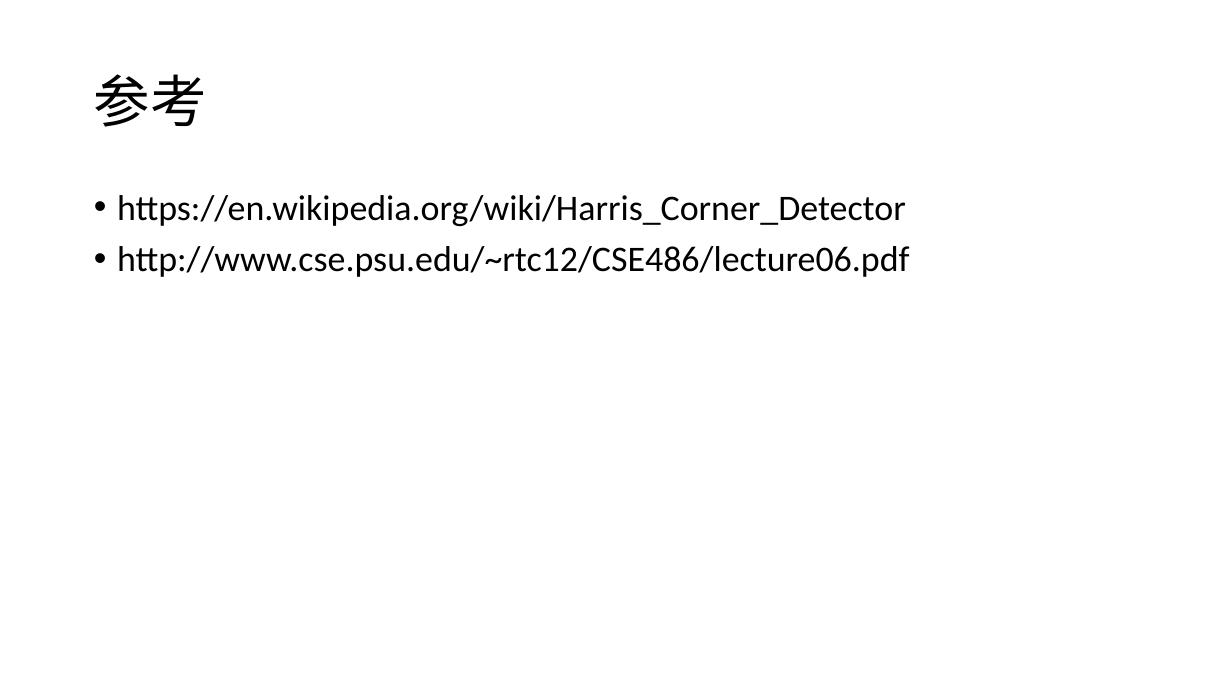
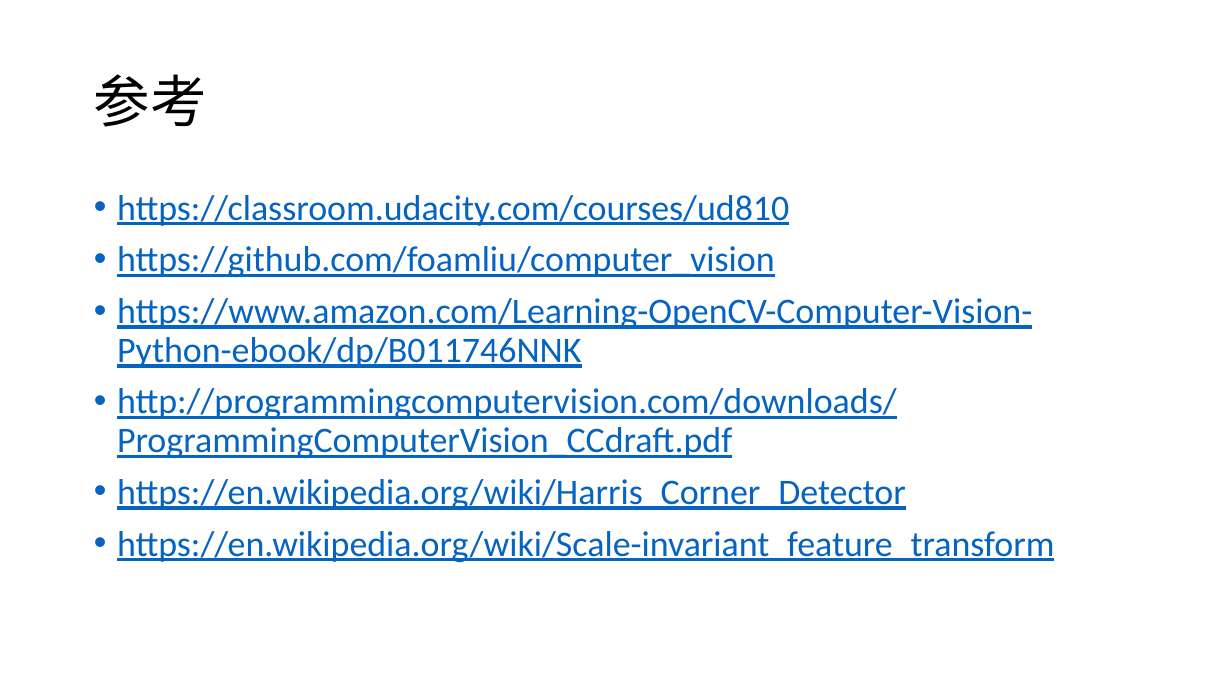
Before and after one commit to foamliu/computer_vision, a slide deck: slide 7 of CV.pptx. Drawn at 1232x693 pixels with LibreOffice and Linux fonts; fonts in the diff are those of the drawing. Boxes give left, top, right and bottom in pixels: in the first picture for what was removed or moved away, otherwise in the second. Text is boxed around its words. In the diff, an @@ line names an element or a change of style, - is before the commit and + after.

Commit message:
update deck

```diff
--- a/CV.pptx
+++ b/CV.pptx
@@ text at [117, 195, 1032, 458]: paragraphs added @@
+• https://classroom.udacity.com/courses/ud810
+• https://github.com/foamliu/computer_vision
+• https://www.amazon.com/Learning-OpenCV-Computer-Vision-Python-ebook/dp/B011746NNK
+• http://programmingcomputervision.com/downloads/ProgrammingComputerVision_CCdraft.pdf
@@ text at [117, 479, 906, 510]: text colour #000000 to #0563C1, underline on in "https://en.wikipedia.org/wiki/Harris_Corner_Detector" @@
@@ text at [117, 531, 1054, 562]: text changed; text colour #000000 to #0563C1 @@
-• http://www.cse.psu.edu/~rtc12/CSE486/lecture06.pdf
+• https://en.wikipedia.org/wiki/Scale-invariant_feature_transform
```
Also in this commit, not shown: 4 other slides changed, 1 other file.
